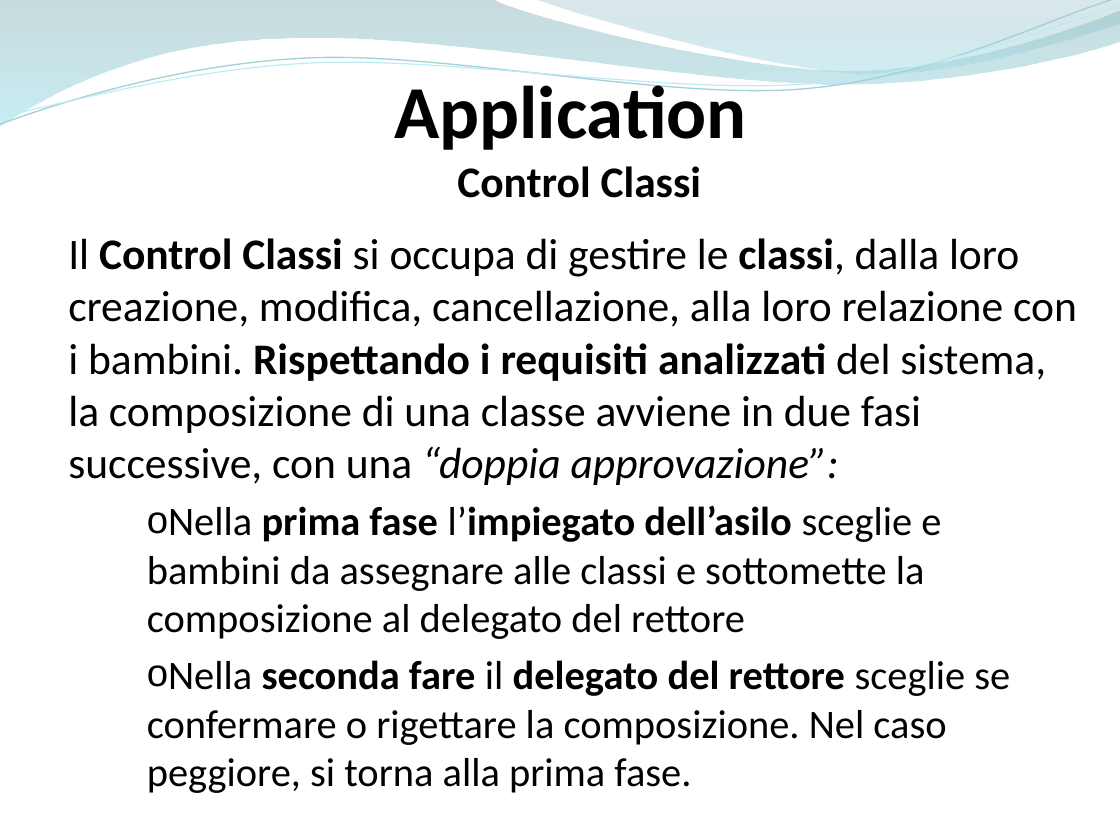
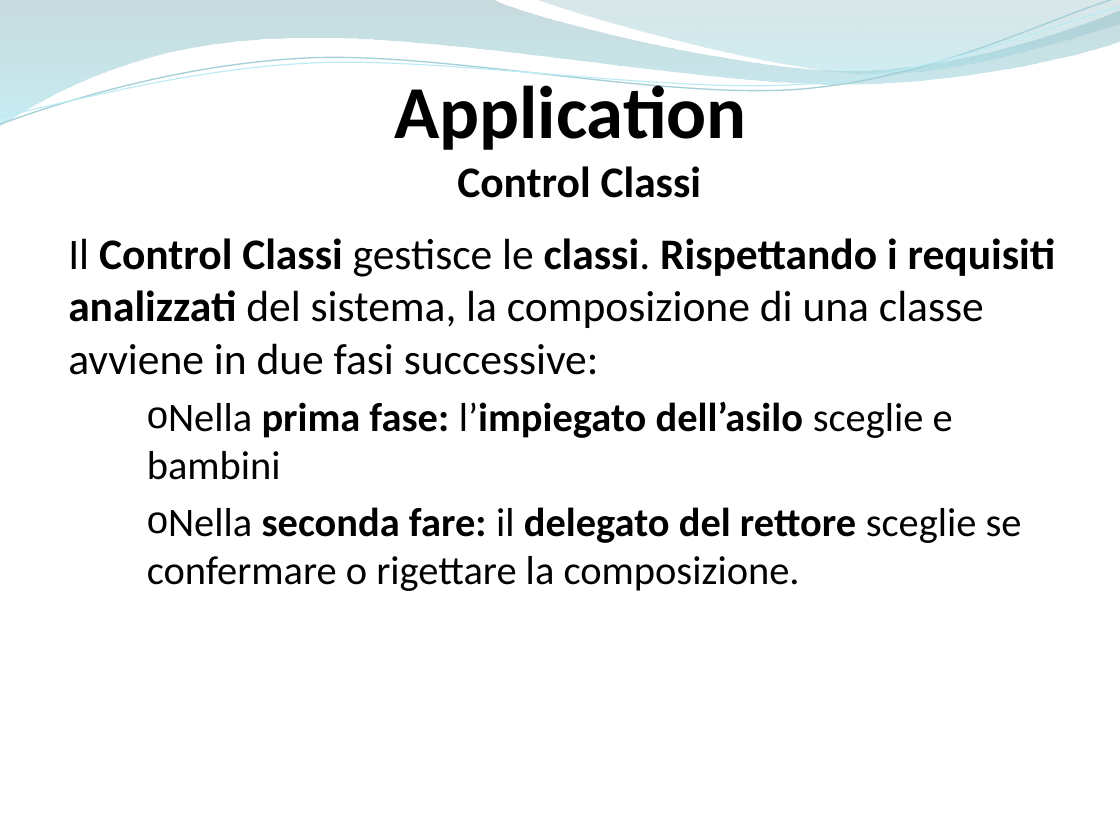
Before and after one commit to ammirate/at-silo, a slide deck: slide 82 of Presentazione/Atsilo1/[BOZZA] Atsilo_A_PresentazioneFinale copia.pptx (slide 83 before the commit). Drawn at 1120x840 pixels with LibreOffice and Linux fonts; fonts in the diff are those of the drawing. Boxes give left, top, right and bottom in pixels: in the first picture for what was removed or moved away, otherwise in the second. Text is boxed around its words. In the diff, an @@ line names an element or a change of style, - is before the commit and + after.

```diff
--- a/Presentazione/Atsilo1/[BOZZA] Atsilo_A_PresentazioneFinale copia.pptx
+++ b/Presentazione/Atsilo1/[BOZZA] Atsilo_A_PresentazioneFinale copia.pptx
@@ text at (x1=68, y1=238, x2=1056, y2=591): text changed; size 28 to 26 pt @@
-Il Control Classi si occupa di gestire le classi, dalla loro creazione, modifica, cancellazione, alla loro relazione con i bambini. Rispettando i requisiti analizzati del sistema, la composizione di una classe avviene in due fasi successive, con una “doppia approvazione”:
-o Nella prima fase l’impiegato dell’asilo sceglie e bambini da assegnare alle classi e sottomette la composizione al delegato del rettore
-o Nella seconda fare il delegato del rettore sceglie se confermare o rigettare la composizione. Nel caso peggiore, si torna alla prima fase.
+Il Control Classi gestisce le classi. Rispettando i requisiti analizzati del sistema, la composizione di una classe avviene in due fasi successive:
+o Nella prima fase: l’impiegato dell’asilo sceglie e bambini
+o Nella seconda fare: il delegato del rettore sceglie se confermare o rigettare la composizione.
```
Also in this commit, not shown: 12 other slides changed, 1 slide added, 3 slides removed.
